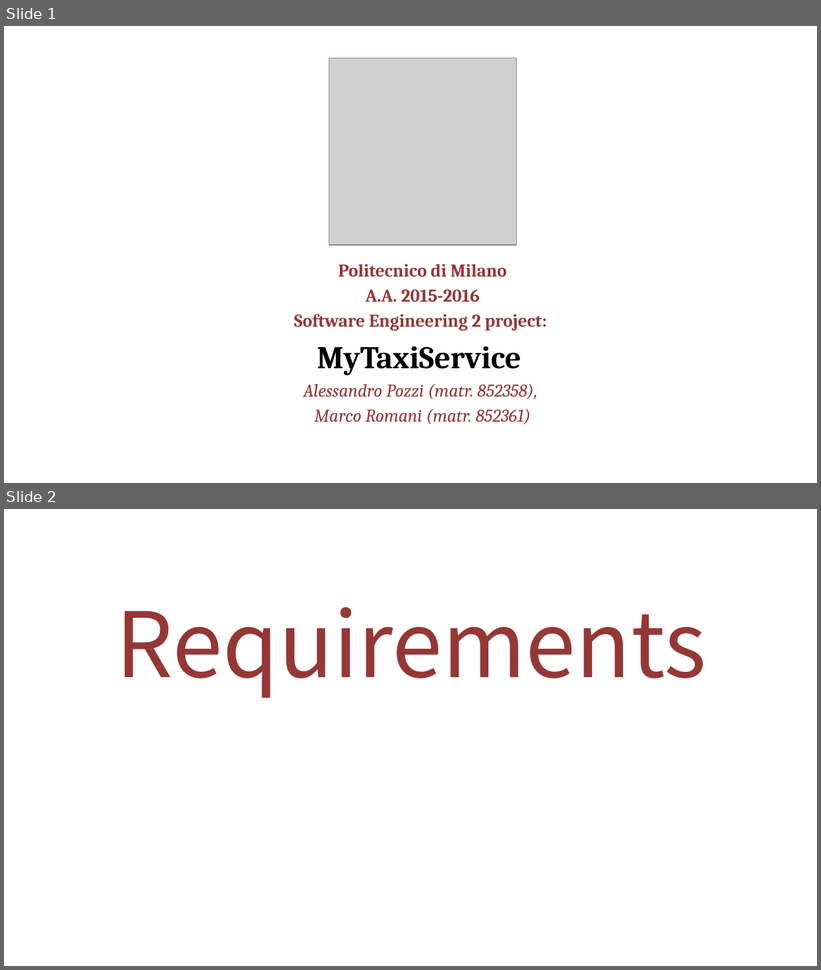
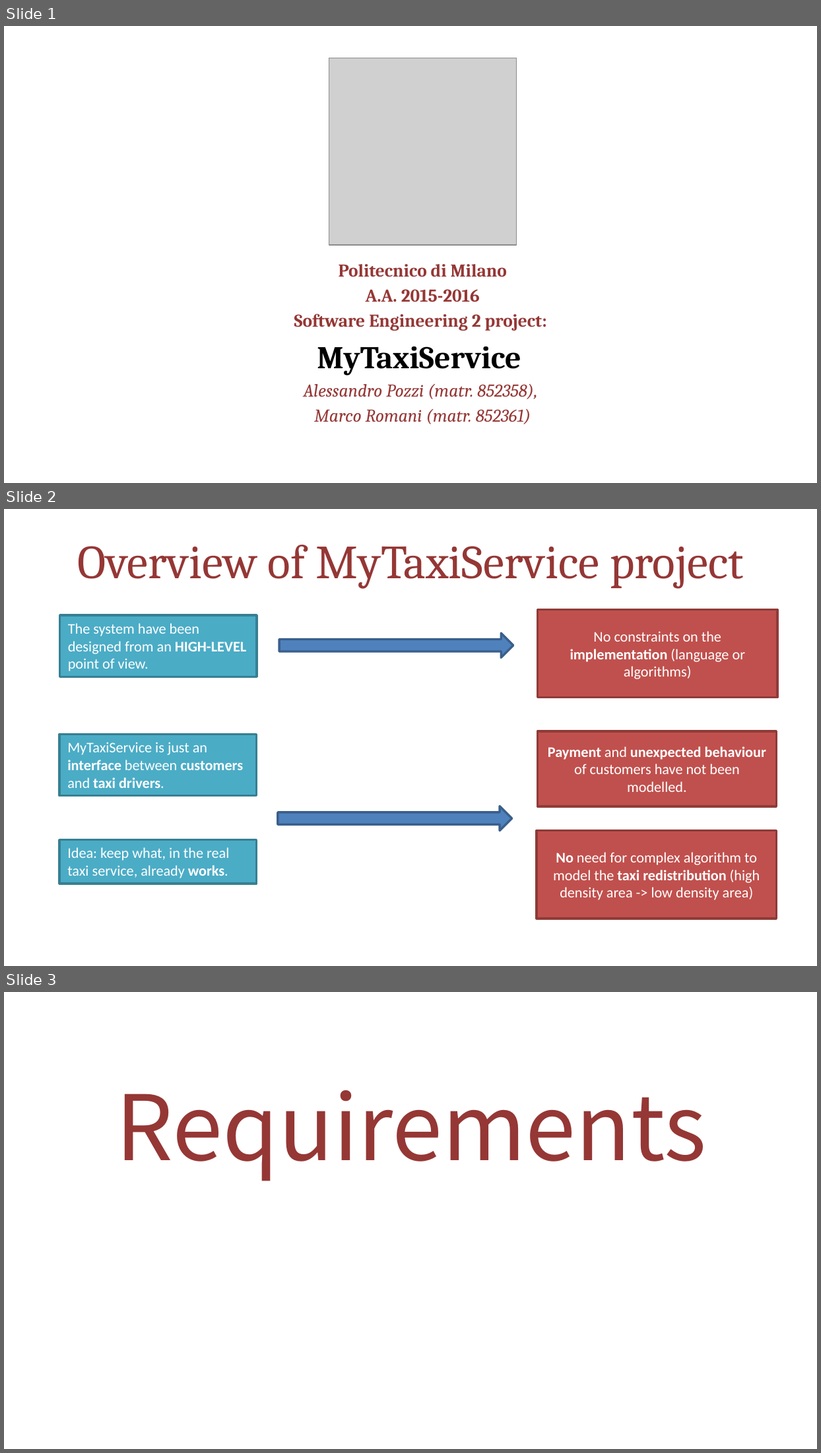
Before and after one commit to MarcoRomani/myTaxyService-SE2-PozziRomani, a slide deck: OtherStuff/FINAL PRESENTATION/MyTaxiService.pptx. Shown one above the other, each under a label of ours: slides 1 and 2 before the commit, slides 1, 2 and 3 after it. The pictures are 821x970 and 821x1453 pixels, drawn with LibreOffice and Linux fonts; fonts in the diff are those of the drawing; grey boxes stand for pictures. Boxes give left, top, right and bottom in pixels: in the first picture for what was removed or moved away, otherwise in the second. Text is boxed around its words. In the diff, an @@ line names an element or a change of style, - is before the commit and + after.

```diff
--- a/OtherStuff/FINAL PRESENTATION/MyTaxiService.pptx
+++ b/OtherStuff/FINAL PRESENTATION/MyTaxiService.pptx
@@ slide 2 added at (x1=4, y1=509, x2=817, y2=966), background #FFFFFF @@
@@ text added at (x1=77, y1=545, x2=744, y2=588), 42 pt, text #953735 @@
+Overview of MyTaxiService project
@@ rectangle added at (x1=60, y1=615, x2=257, y2=677), fill #4BACC6, outline #377F92 2 pt, 13 pt, text #FFFFFF @@
+The system have been designed from an HIGH-LEVEL point of view.
@@ rectangle added at (x1=537, y1=610, x2=778, y2=698), fill #C0504D, outline #8E3B39 2 pt, 13 pt, text #FFFFFF @@
+No constraints on the implementation (language or algorithms)
@@ right arrow added at (x1=280, y1=633, x2=514, y2=657), fill #4F81BD, outline #3A5F8C 2 pt @@
@@ rectangle added at (x1=59, y1=734, x2=256, y2=796), fill #4BACC6, outline #377F92 2 pt, 13 pt, text #FFFFFF @@
+MyTaxiService is just an interface between customers and taxi drivers.
@@ rectangle added at (x1=537, y1=731, x2=776, y2=806), fill #C0504D, outline #8E3B39 2 pt, 13 pt, text #FFFFFF @@
+Payment and unexpected behaviour of customers have not been modelled.
@@ right arrow added at (x1=278, y1=807, x2=512, y2=831), fill #4F81BD, outline #3A5F8C 2 pt @@
@@ rectangle added at (x1=59, y1=840, x2=256, y2=884), fill #4BACC6, outline #377F92 2 pt, 13 pt, text #FFFFFF @@
+Idea: keep what, in the real taxi service, already works.
@@ rectangle added at (x1=537, y1=831, x2=776, y2=919), fill #C0504D, outline #8E3B39 2 pt, 13 pt, text #FFFFFF @@
+No need for complex algorithm to model the taxi redistribution (high density area -> low density area)
@@ what was slide 2 is now slide 3 @@
```
Also in this commit, not shown: 6 slides changed, 5 other slides added, 2 other files.
